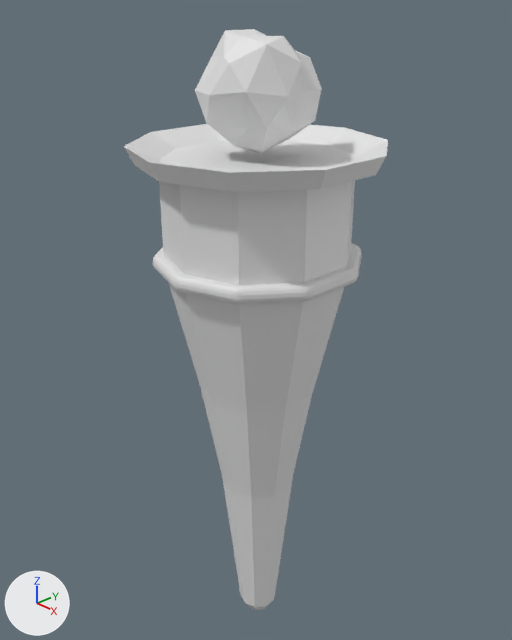
Renders of the Blender file BLENDER/Torch/untitled.blend from each side of a commit.
Rendered twice from a 50 mm camera at (0.357, -0.339, 0.625) aimed at (-0.013, 0.009, 0.394). Every picture has the same lights, and +X, +Y and +Z are marked at lower left.
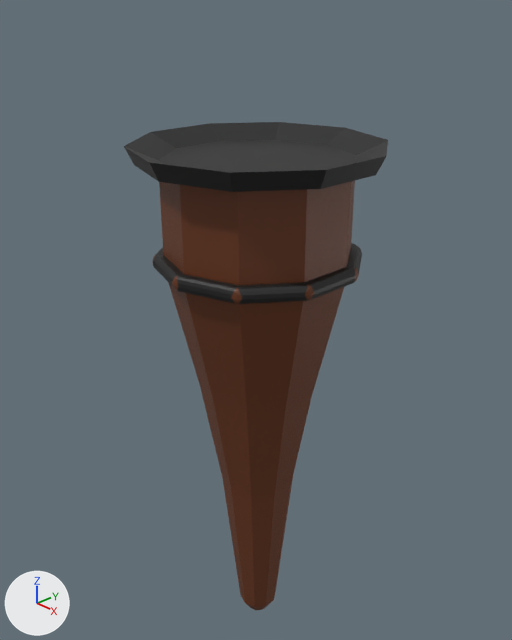
What differs and where, as boxes [x1, y1, x2, y2] in the pictures (512 x 640 px):
'Icosphere', deleted
    before: [195, 29, 322, 154]
part 1 of me_cone_001, recoloured (grey to brown)
    both: [153, 181, 362, 610]
part 2 of me_cone_001, recoloured (grey to black)
    both: [124, 124, 386, 304]
part 3 of me_cone_001, recoloured (white to black)
    both: [212, 125, 388, 276]

The change, as a list of edits to the scene's bpy script:
```text
Add mat_gray_001:
    mat_gray_001 = principled_material('gray.001')
    mat_gray_001.base_color = (0.0111, 0.0111, 0.0111)  # black #1b1b1b
Add mat_dark_brown:
    mat_dark_brown = bpy.data.materials.new('dark brown')
    # nodes: BsdfPrincipled, Bump, HueSaturation, OutputMaterial, TexNoise
    # colours: brown #683517
Change me_cone_001:
    where me_cone_001.from_pydata(...)  # 480 vertices, 472 faces; spans x -1.26..1.26, y -1.32..1.32, z -3.86..-0.82
    used by ob_cone; location = (0.0, 0.0, 0.0); rotation_euler = (3.142, 0.0, 0.0), in degrees (180, 0, 0); scale = (0.0689, 0.0689, 0.138)
    me_cone_001 part 1: 331 of the faces centred in x -1.07..1.07, y -1.11..1.11, z -3.54..-0.82 switch from no material to mat_dark_brown
    me_cone_001 part 2: 85 of the faces centred in x -1.22..1.22, y 0.0..1.16, z -3.83..-3.22 switch from no material to mat_gray_001 (black #1b1b1b)
    me_cone_001 part 3: 56 of the faces centred in x -0.98..0.98, y -1.16..-0.58, z -3.83..-3.22 switch from no material to mat_gray_001 (black #1b1b1b)
Remove ob_icosphere:
    ob_icosphere = bpy.data.objects.new('Icosphere', me_icosphere_001)
    ob_icosphere.location = (0.0, 0.0, 0.5691)
    ob_icosphere.scale = (0.0425, 0.0425, 0.0425)
```
